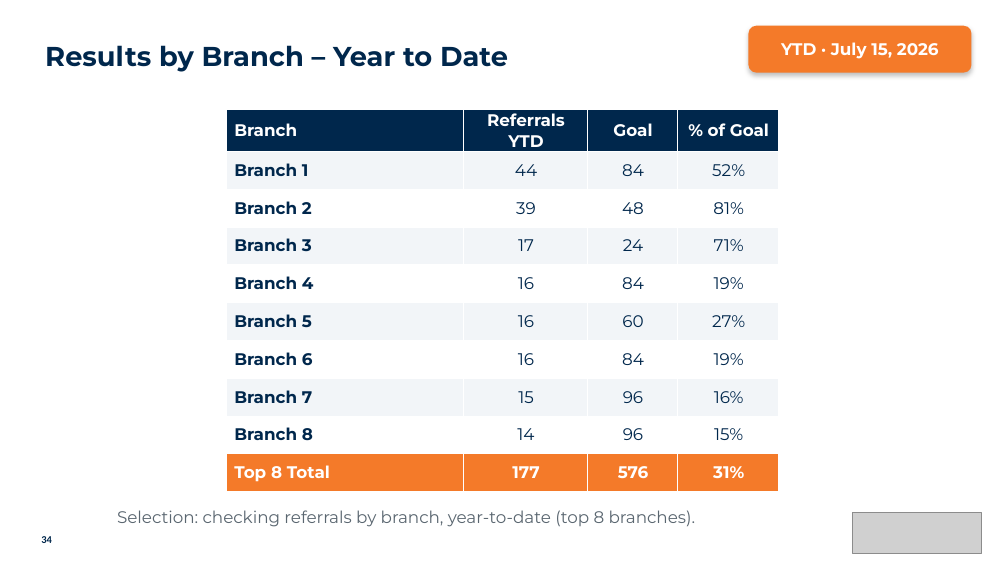
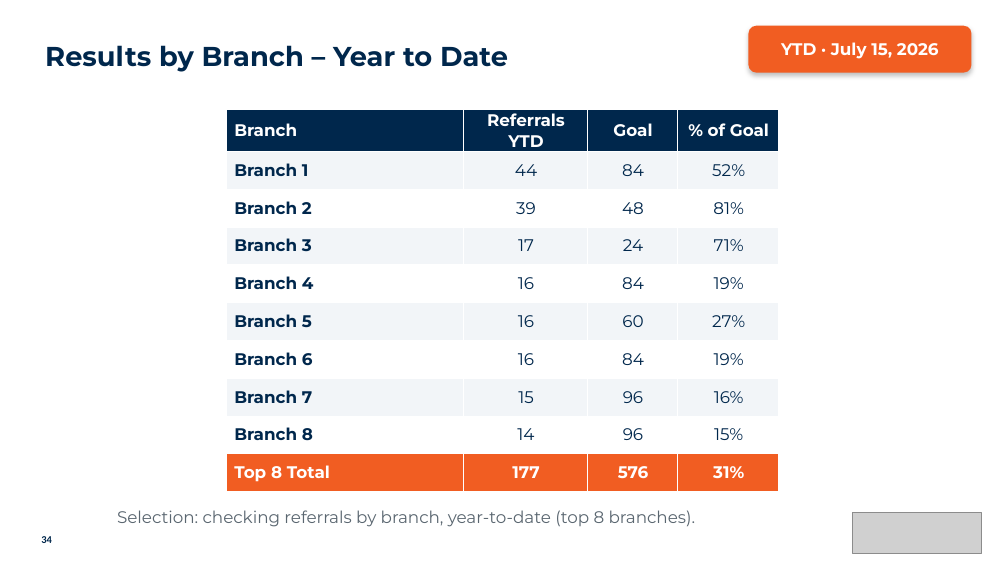
Before and after one commit to aburgard-csi/Velocity_Reporting, a slide deck: slide 34 of templates/multi-product_reference_deck.pptx. Drawn at 1008x567 pixels with LibreOffice and Linux fonts; fonts in the diff are those of the drawing; grey boxes stand for pictures. Boxes give left, top, right and bottom in pixels: in the first picture for what was removed or moved away, otherwise in the second. Text is boxed around its words. In the diff, an @@ line names an element or a change of style, - is before the commit and + after.

```diff
--- a/templates/multi-product_reference_deck.pptx
+++ b/templates/multi-product_reference_deck.pptx
@@ rounded rectangle "YTD · July 15, 2026" at bbox=[749, 26, 972, 73]: fill #F47A29 to #F15D22 @@
@@ table at bbox=[227, 110, 779, 488] @@
@@ fill #F47A29 to #F15D22 in row 10 @@
```
Also in this commit, not shown: 50 other slides changed, 12 other files.
